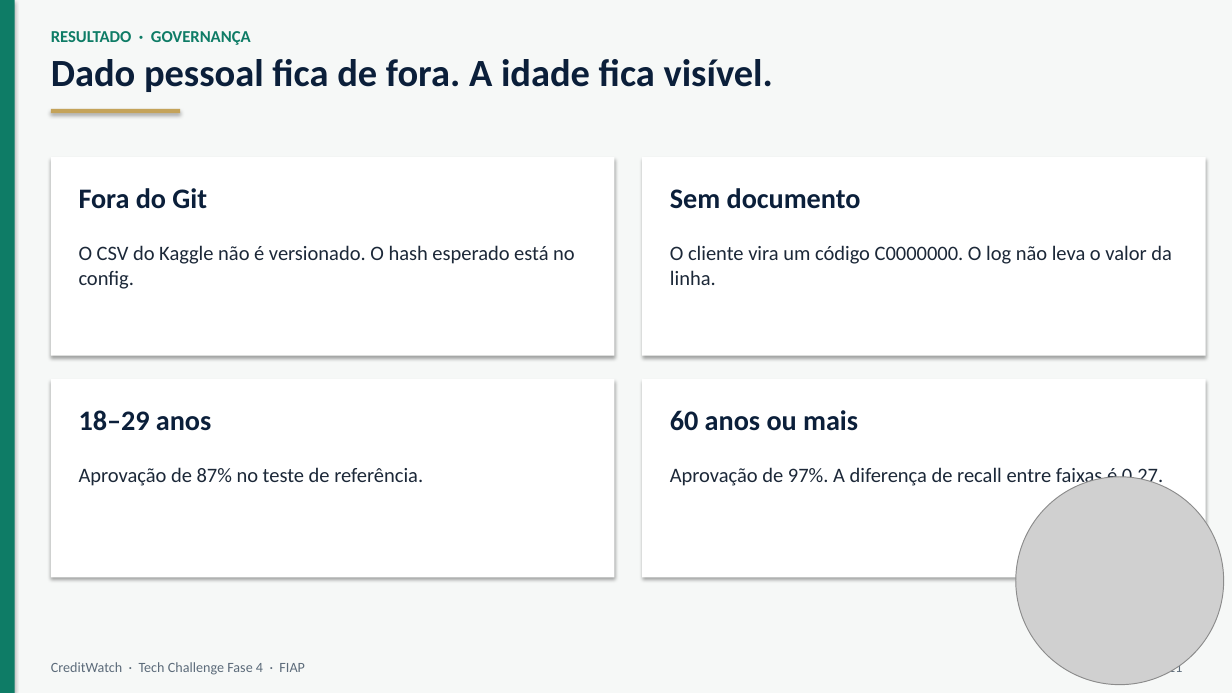
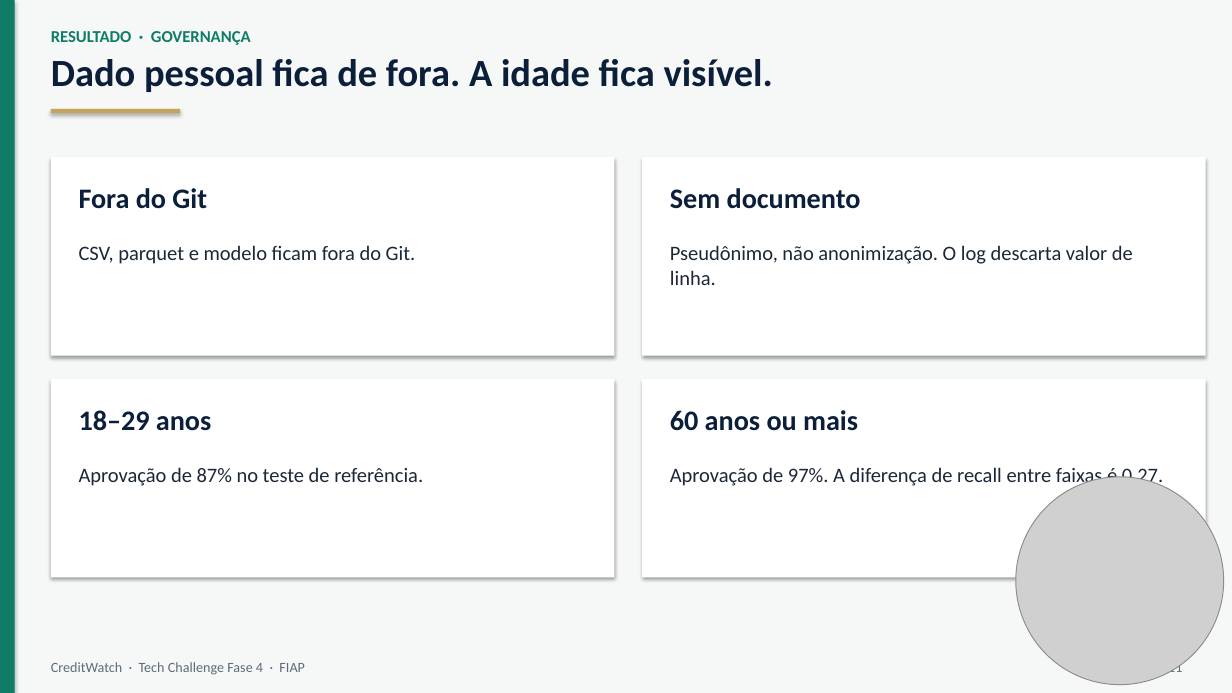
Before and after one commit to NicolasRM370990/credit-scoring-observability, a slide deck: slide 9 of docs/video/creditwatch_apresentacao.pptx. Drawn at 1232x693 pixels with LibreOffice and Linux fonts; fonts in the diff are those of the drawing; grey boxes stand for pictures. Boxes give left, top, right and bottom in pixels: in the first picture for what was removed or moved away, otherwise in the second. Text is boxed around its words. In the diff, an @@ line names an element or a change of style, - is before the commit and + after.

```diff
--- a/docs/video/creditwatch_apresentacao.pptx
+++ b/docs/video/creditwatch_apresentacao.pptx
@@ text at (x1=79, y1=245, x2=416, y2=264): text changed @@
-O CSV do Kaggle não é versionado. O hash esperado está no config.
+CSV, parquet e modelo ficam fora do Git.
@@ text at (x1=670, y1=245, x2=1133, y2=285): text changed @@
-O cliente vira um código C0000000. O log não leva o valor da linha.
+Pseudônimo, não anonimização. O log descarta valor de linha.
```
Also in this commit, not shown: 6 other slides changed, 2 other files.
